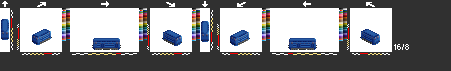
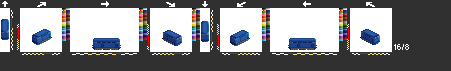
Before/after of a 451px x 71px layered artwork. What changed in the layer stack:
hid "rc" over bbox(1, 23, 373, 47)
added layer "rb" over bbox(1, 23, 373, 47)
